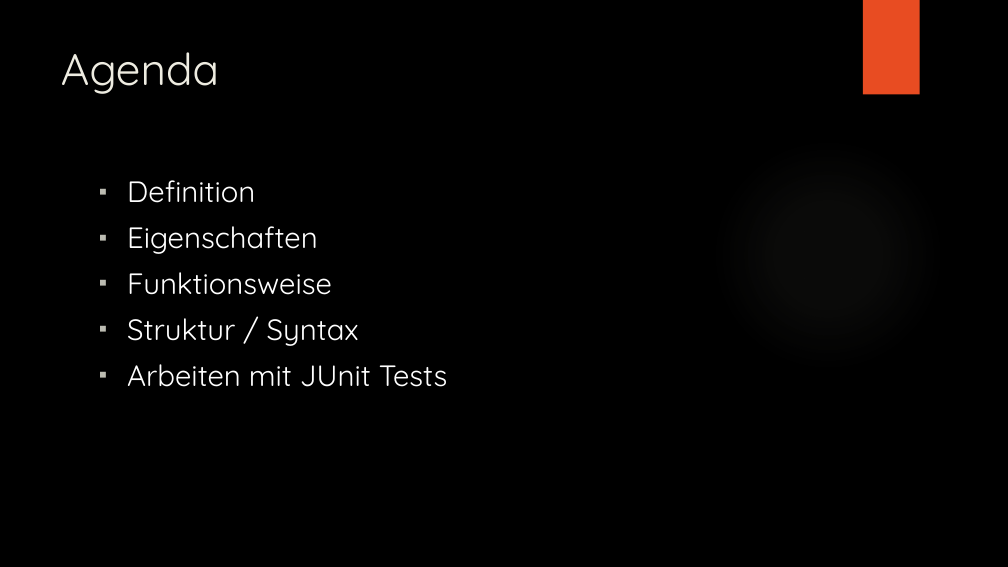
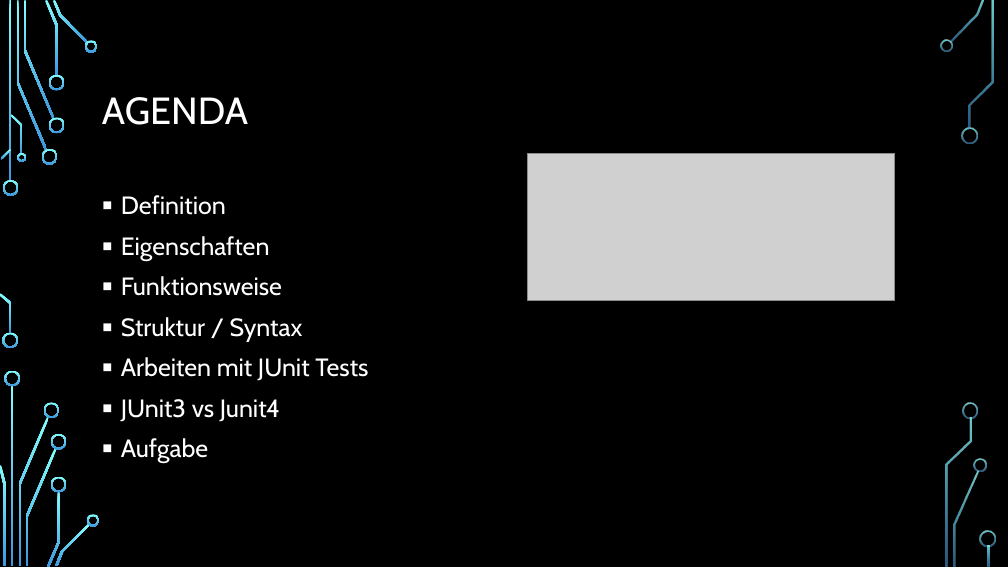
Before and after one commit to Ratnar/Tesint-with-JUnit, a slide deck: slide 2 of Präsentation/Unit testen mit JUnit.pptx. Drawn at 1008x567 pixels with LibreOffice and Linux fonts; fonts in the diff are those of the drawing; grey boxes stand for pictures; background and template pictures are left out. Boxes give left, top, right and bottom in pixels: in the first picture for what was removed or moved away, otherwise in the second. Text is boxed around its words. In the diff, an @@ line names an element or a change of style, - is before the commit and + after.

```diff
--- a/Präsentation/Unit testen mit JUnit.pptx
+++ b/Präsentation/Unit testen mit JUnit.pptx
@@ rectangle removed at (863,0,920,95) @@
@@ title "AGENDA" at (102,97,248,125): vertical alignment top to middle @@
@@ title at (102,97,248,125): text changed; size 42 to 36 pt; font Quicksand to Cabin; text colour #EEECE1 to #FFFFFF @@
-Agenda
+AGENDA
@@ ellipse removed at (712,138,944,371) @@
@@ picture added at (528,154,895,300) @@
@@ text "Definition": place and size @@
-text "Definition" at (127,180,448,387)
+text "Definition" at (121,195,368,463)
@@ text at (121,195,368,381): size 28 to 23.8 pt, font Quicksand to Cabin in "Definition", "Eigenschaften", "Funktionsweise", "Struktur / Syntax" and 1 more places; indent changed @@
@@ text at (121,399,280,463): paragraphs added @@
+▪ JUnit3 vs Junit4
+▪ Aufgabe
@@ group added at (0,0,996,567): 33 freeform shapes, 3 rectangles @@
```
Also in this commit, not shown: 9 other slides changed, 8 slides added, 1 slide removed, 8 other files.
